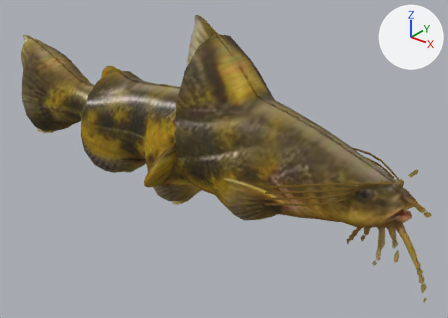
The glTF model public/aqua/models/fish/bullhead.glb, before and after one commit.
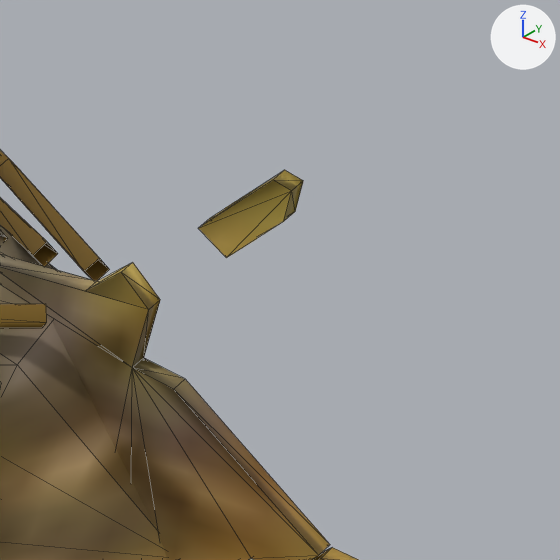
Each version appears first whole from a 50 mm camera at (3628.443, -1.603, -323.813) aimed at (3627.132, 0.036, -324.829), and next in a close-up on the part from 87% to 99% of the width and 48% to 65% of the height. Arrows for +X, +Y and +Z are at upper right; the lights stay in place. The last two pictures show the newer version. The close-ups show mesh edges as thin lines. Vertices at exactly the same position are counted once.

Before the edit, the objects in view are built like this:
```python
me_bullhead = bpy.data.meshes.new('bullhead')
me_bullhead.from_pydata(...)  # 1386 vertices, 2618 faces; spans x 3626.0..3627.97, y -0.33..0.33, z -325.09..-324.3
me_bullhead.materials.append(mat_painted_pbr_atlas)  # picture img_bullhead_basecolor
ob_bullhead = bpy.data.objects.new('bullhead', me_bullhead)
ob_bullhead.location = (0.0, 0.0, 0.0)
```
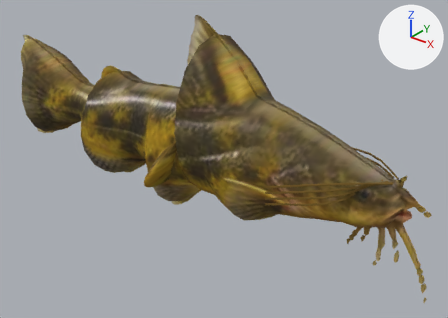
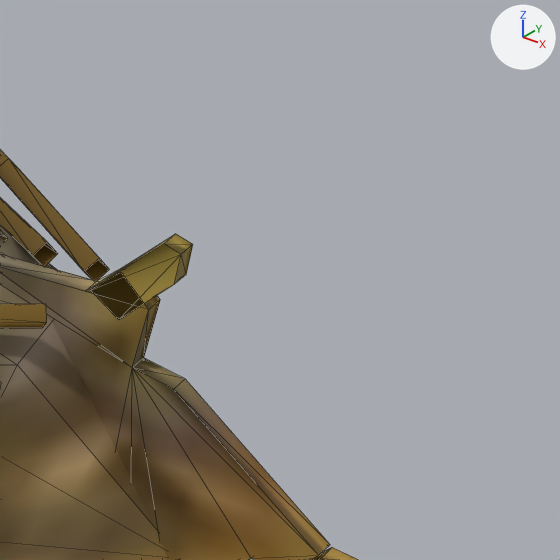
The change, as a list of edits to the scene's bpy script:
```text
Change me_bullhead:
    where me_bullhead.from_pydata(...)  # 1386 vertices, 2618 faces; spans x 3626.0..3627.97, y -0.33..0.33, z -325.09..-324.3
    used by ob_bullhead; location = (0.0, 0.0, 0.0)
    me_bullhead part 1: the loose piece of 10 vertices spanning x 3627.85..3627.88, y 0.0, z -324.65..-324.63 is moved by (-0.03, 0.0, -0.03)
```

Boxes [x1, y1, x2, y2] around the edits, measured in the close-ups (560 x 560 px; the box of a moved part takes in the faces that stretch with it):
part 1 of me_bullhead, moved or reshaped
    before: [198, 170, 303, 258]
    after: [91, 234, 193, 320]
